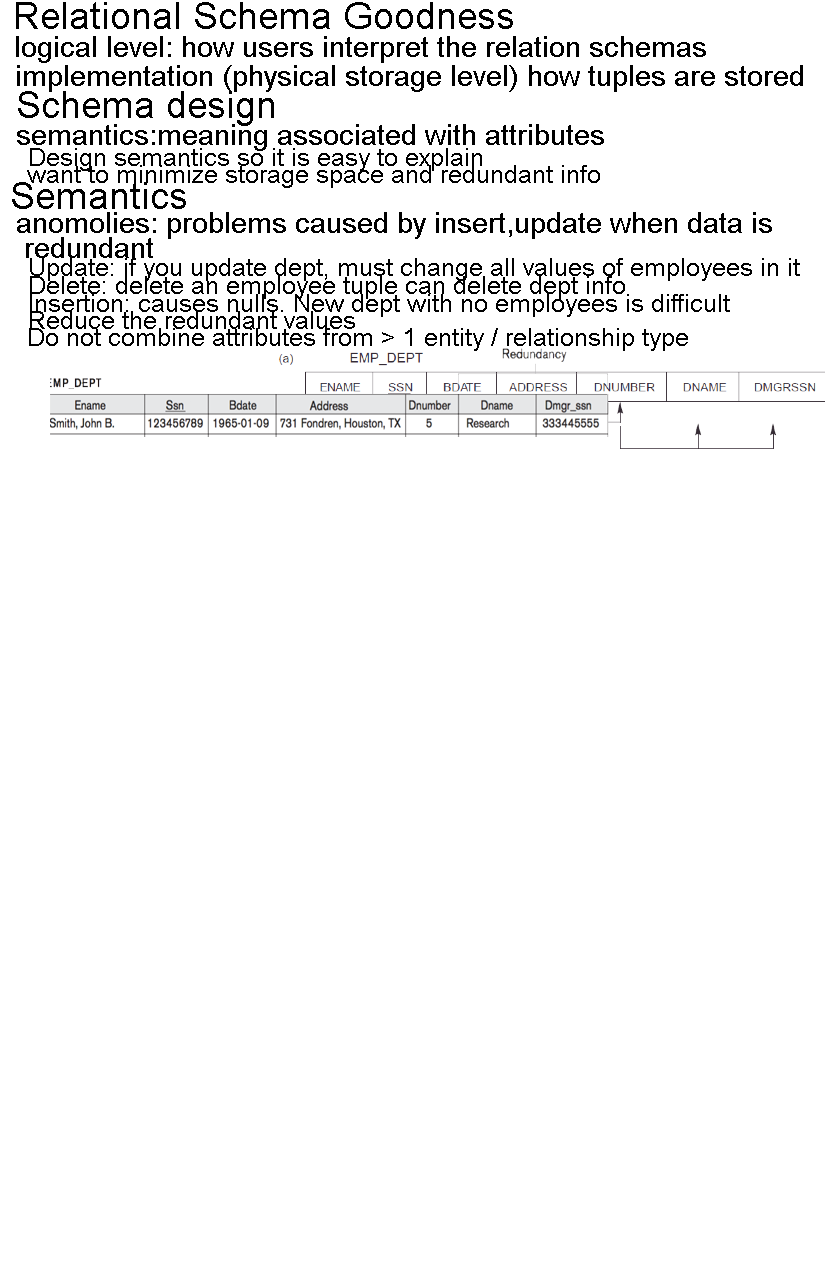
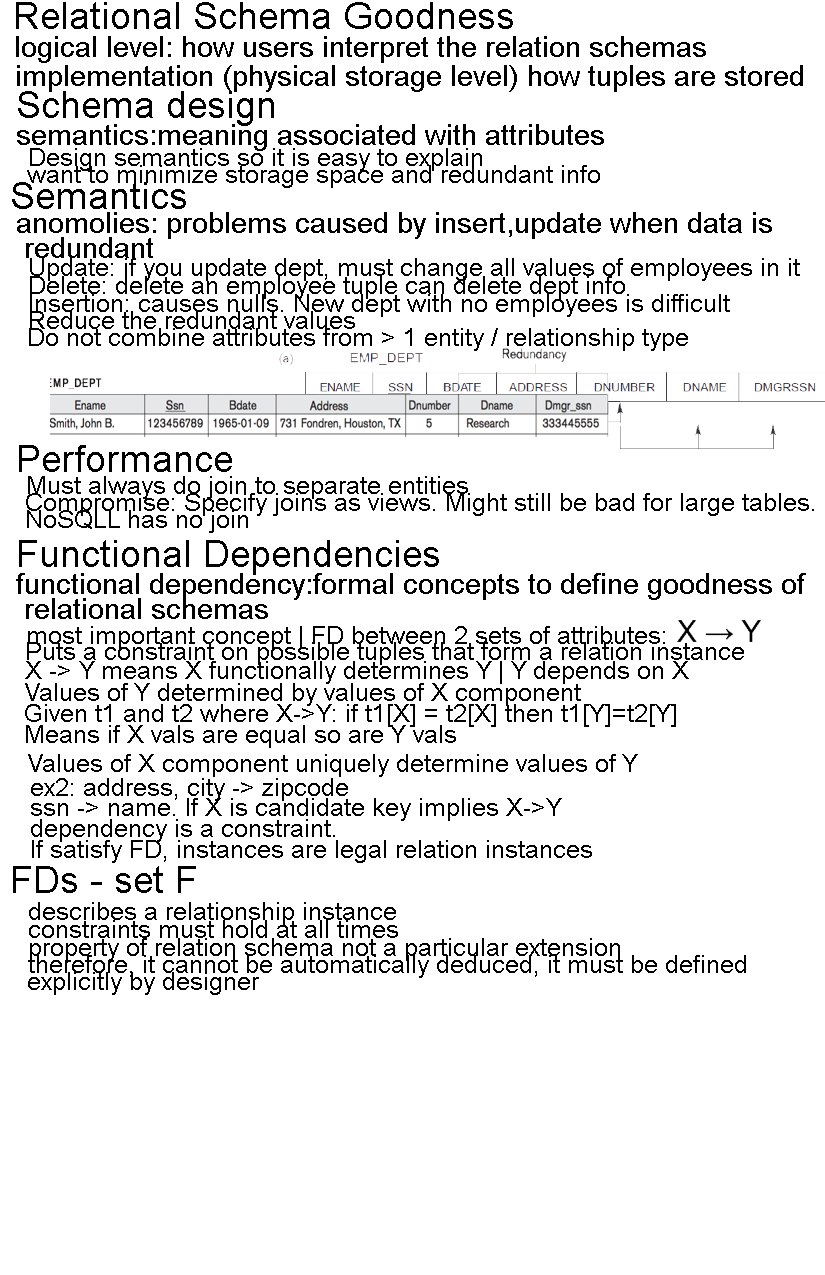
Layered file, before and after one edit (w=825, h=1275). Changes by layer:
painted on "Layer 2" over [left=278, top=352, right=825, bottom=449]
renamed "Design semantics so it is easy to explain" to "Must always do join to separate entities", painted on it over [left=28, top=352, right=482, bottom=499]
renamed "want to minimize storage space and redundant info" to "Compromise: Specify joins as views. Might still be bad for larg", painted on it over [left=26, top=352, right=814, bottom=516]
added group "Functional Dependencies" (1st of 2) with 16 layers above "FDs-setF" over [left=16, top=540, right=806, bottom=863]
added group "body" (5th of 6, in "Functional Dependencies") with 13 layers in group "Functional Dependencies" over [left=16, top=573, right=806, bottom=863]
moved "vocab" (4th of 4, in "Functional Dependencies" › "body") into group "body" over [left=16, top=352, right=806, bottom=619]
renamed "anomolies: problems caused by insert,update when data is redu" to "functional dependency:formal concepts to define goodness of re", painted on it over [left=16, top=352, right=806, bottom=619]
added group "key points" (4th of 5, in "Functional Dependencies" › "body") with 5 layers in group "body" over [left=25, top=620, right=761, bottom=706]
added group "ex" with 3 layers in group "body" over [left=25, top=704, right=676, bottom=863]
added layer "ex2: address, city -> zipcode ssn -> name. If X is candidate ke" in group "ex" over [left=31, top=778, right=592, bottom=863]
added group "FDs-setF" with 9 layers above "Layer 1" over [left=13, top=866, right=746, bottom=995]
added group "body" (6th of 6, in "FDs-setF") with 6 layers in group "FDs-setF" over [left=28, top=902, right=746, bottom=995]
added group "key points" (5th of 5, in "FDs-setF" › "body") with 5 layers in group "body" over [left=28, top=902, right=746, bottom=995]
…and 18 more changes (17 added, 1 painted, 1 renamed)
